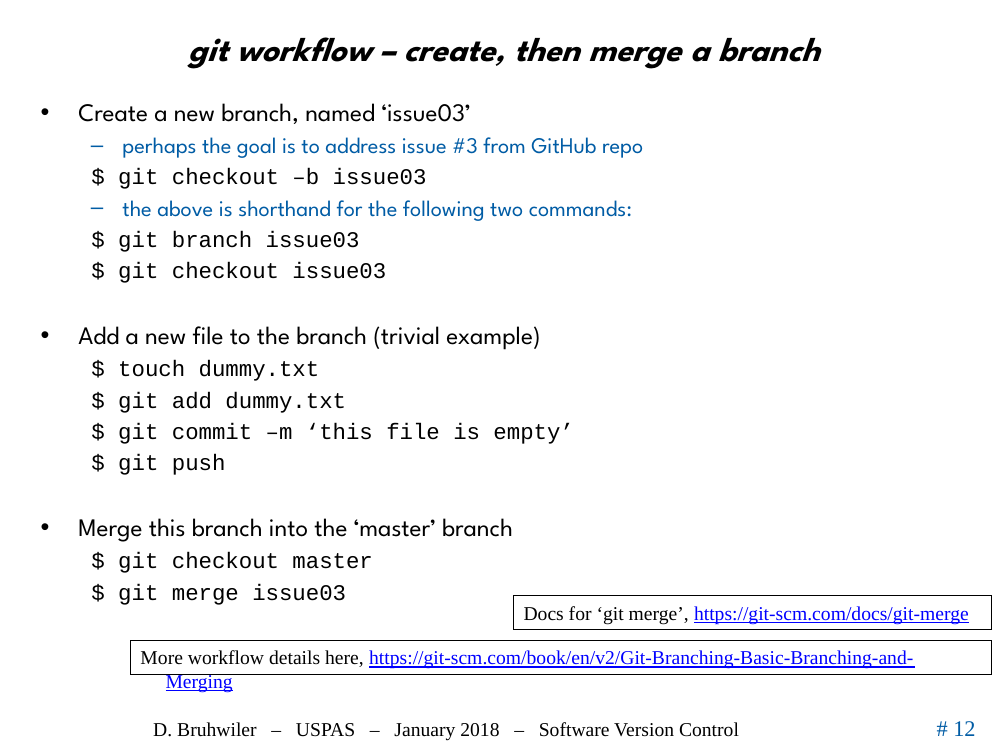
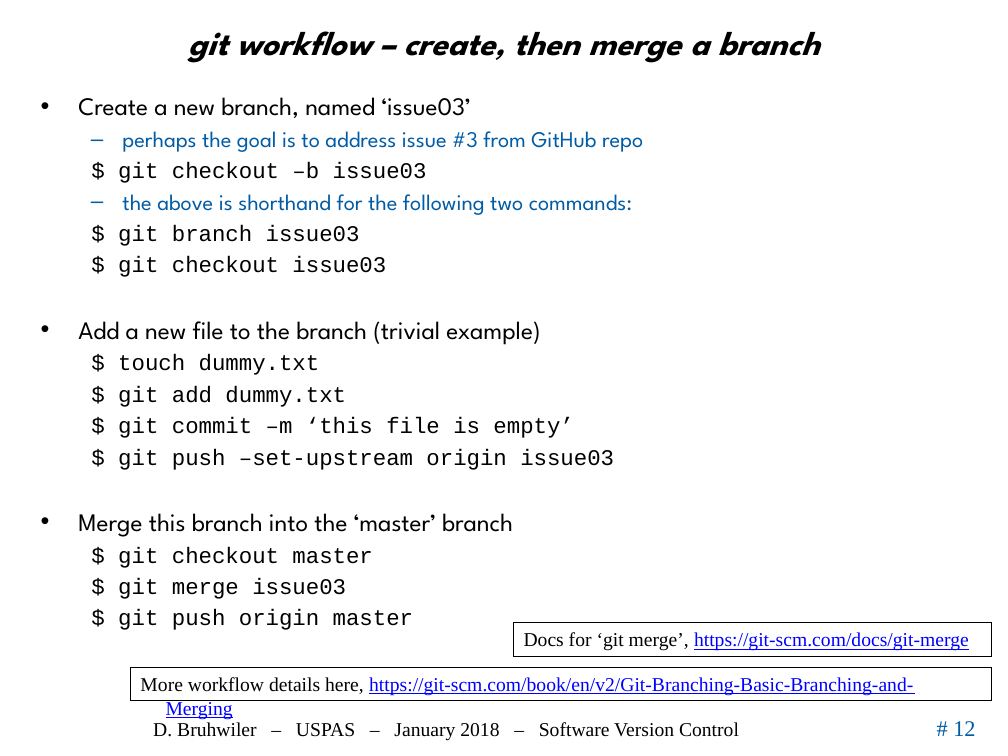
Before and after one commit to uspas/simbeamplasma18, a slide deck: slide 12 of software_version_control/02_VersionCont.pptx. Drawn at 1008x756 pixels with LibreOffice and Linux fonts; fonts in the diff are those of the drawing; background and template pictures are left out. Boxes give left, top, right and bottom in pixels: in the first picture for what was removed or moved away, otherwise in the second. Text is boxed around its words. In the diff, an @@ line names an element or a change of style, - is before the commit and + after.

```diff
--- a/software_version_control/02_VersionCont.pptx
+++ b/software_version_control/02_VersionCont.pptx
@@ title "git workflow – create, then ..." moved from (x1=188, y1=37, x2=820, y2=69) to (x1=188, y1=31, x2=820, y2=63) @@
@@ text at (x1=118, y1=448, x2=614, y2=470): text changed @@
-$ git push
+$ git push –set-upstream origin issue03
@@ text at (x1=118, y1=609, x2=413, y2=630): paragraph added @@
+$ git push origin master
@@ rectangle "Docs for ‘git merge’, https://git-scm.com/docs/git-merge" moved from (x1=514, y1=596, x2=992, y2=630) to (x1=514, y1=622, x2=992, y2=656) @@
@@ rectangle "More workflow details here, https://git-scm.com/book/en/v2/G ..." moved from (x1=131, y1=640, x2=992, y2=674) to (x1=131, y1=667, x2=992, y2=702) @@
```
Also in this commit, not shown: 5 other files.
